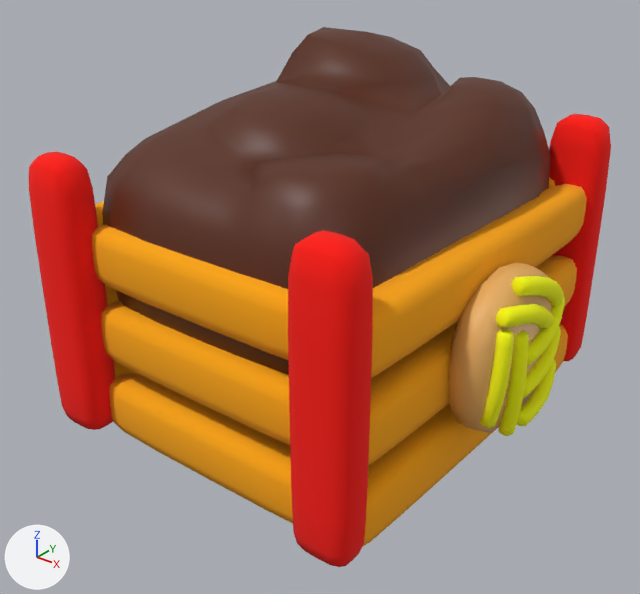
Renders of the FBX model Assets/Models/batiments/Decorations/caisses avec laine.fbx from each side of a commit.
Before and after are seen from a 50 mm lens placed at (1.119, 0.956, 1.113), pointed at (0.114, 2.212, 0.334). Arrows for +X, +Y and +Z are at lower left; the lights stay in place. Where no turn or scale is listed for an object, it has been applied to the vertices.
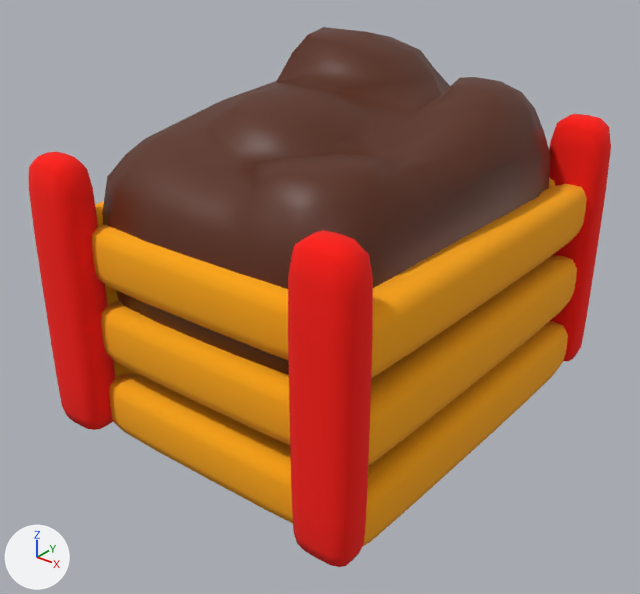
Pixel boxes [x1, y1, x2, y2] of what changed, in the pictures (640 x 594 px):
part 1 of me_cube_106, deleted: before [448, 262, 565, 436]

The change, as a diff of the scene's bpy script:
```diff
--- a/Assets/Models/batiments/Decorations/caisses avec laine.fbx.py
+++ b/Assets/Models/batiments/Decorations/caisses avec laine.fbx.py
@@ me_cube_106 @@
 # used by ob_cube_026; location = (0.082, 2.295, 0.519)
-me_cube_106.from_pydata(...)  # 3084 vertices, 3032 faces; spans x -0.365..0.487, y -0.467..0.471, z -0.448..0.277
+me_cube_106.from_pydata(...)  # 2468 vertices, 2432 faces; spans x -0.365..0.387, y -0.467..0.471, z -0.448..0.277
+# me_cube_106 part 1: 8 loose pieces with 616 vertices, spanning x 0.353..0.487, y -0.173..0.134, z -0.357..-0.035, are deleted
 me_cube_106.materials.append(mat_loop)
@@ me_cube_106 @@
 me_cube_106.materials.append(mat_1)
-me_cube_106.materials.append(mat_3_001)  # yellow #f9ff00
-me_cube_106.materials.append(mat_bois)  # orange #e7b062
```
